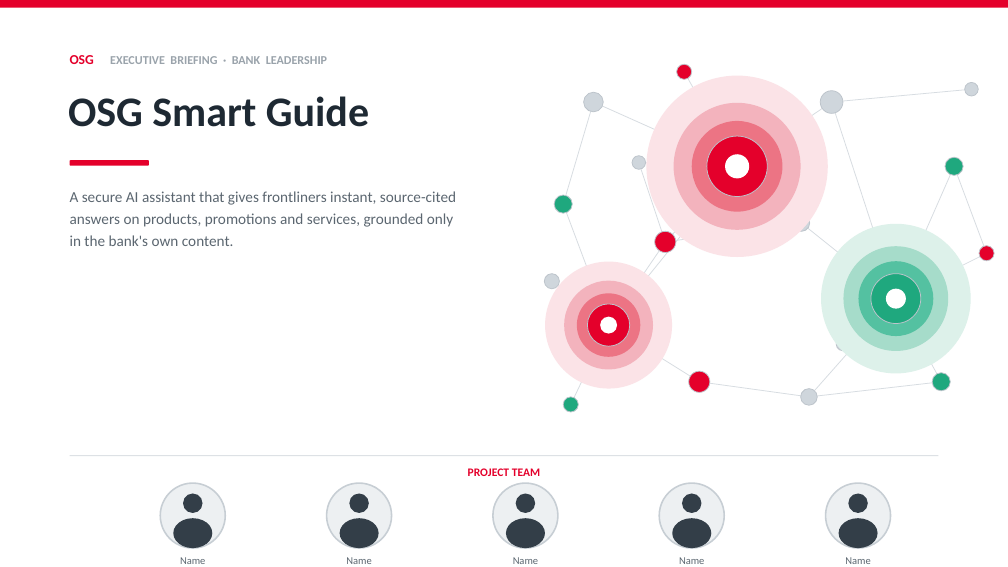
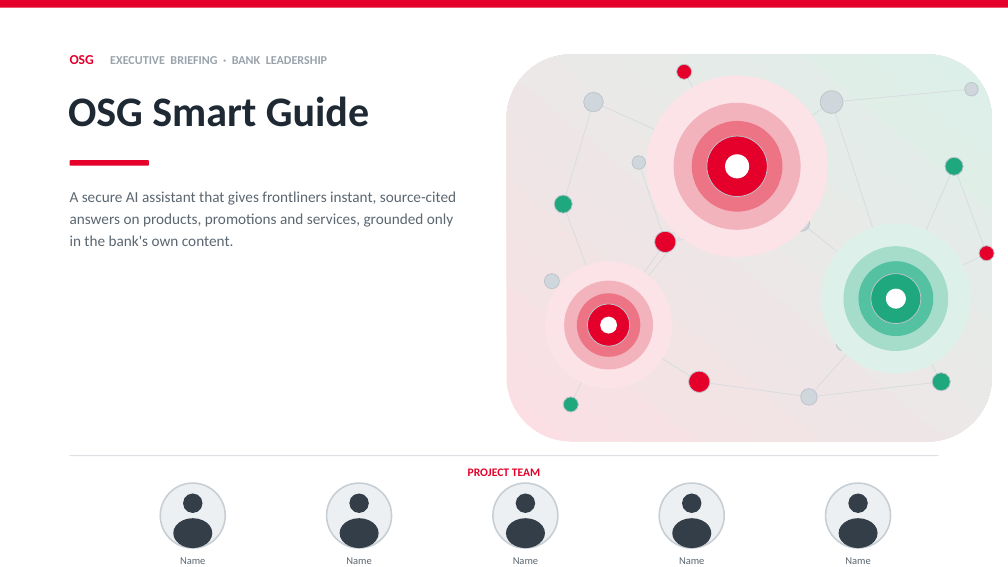
Before and after one commit to jago-data/cannot-blank, a slide deck: slide 1 of OSG-Smart-Guide.pptx. Drawn at 1008x567 pixels with LibreOffice and Linux fonts; fonts in the diff are those of the drawing. Boxes give left, top, right and bottom in pixels: in the first picture for what was removed or moved away, otherwise in the second. Text is boxed around its words. In the diff, an @@ line names an element or a change of style, - is before the commit and + after.

Commit message:
cover: add soft red-to-green gradient panel behind the knowledge graph

```diff
--- a/OSG-Smart-Guide.pptx
+++ b/OSG-Smart-Guide.pptx
@@ rounded rectangle added at bbox=[507, 54, 992, 442], fill gradient #FBDFE4 to #DCF0E9 @@
```
